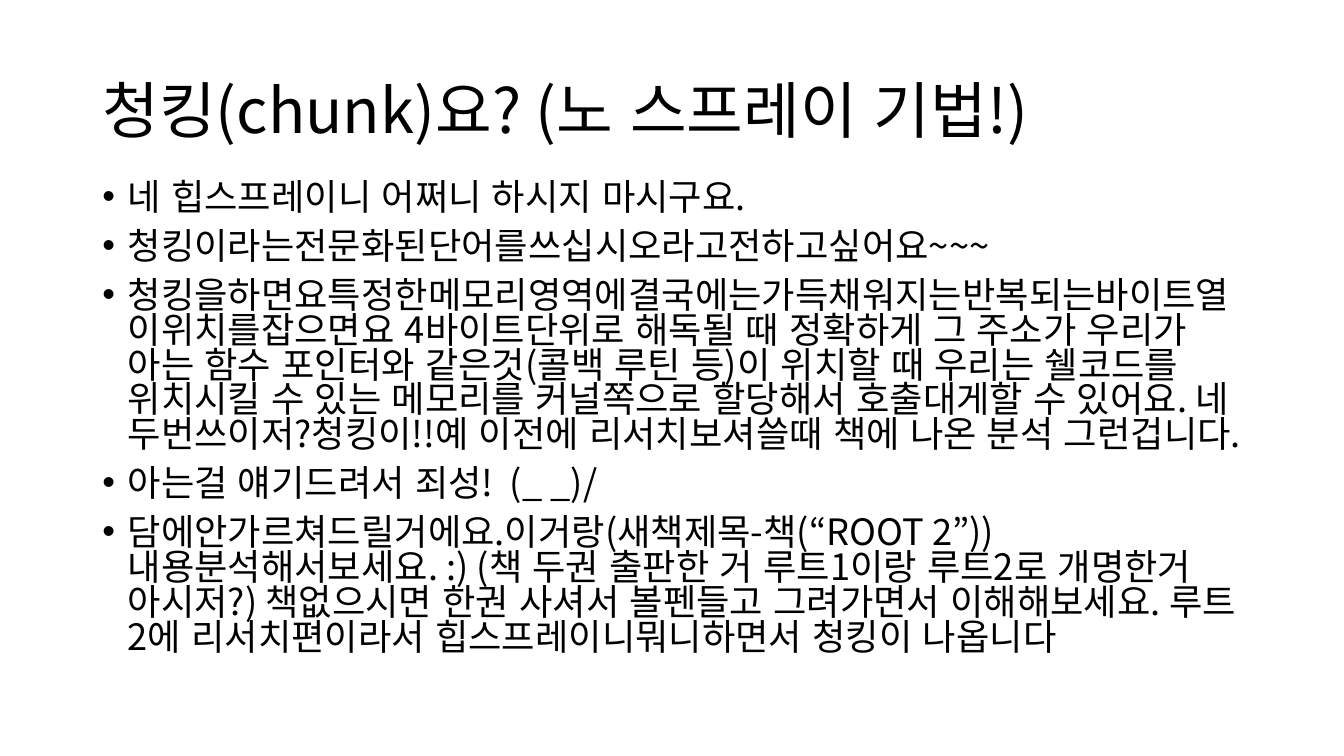
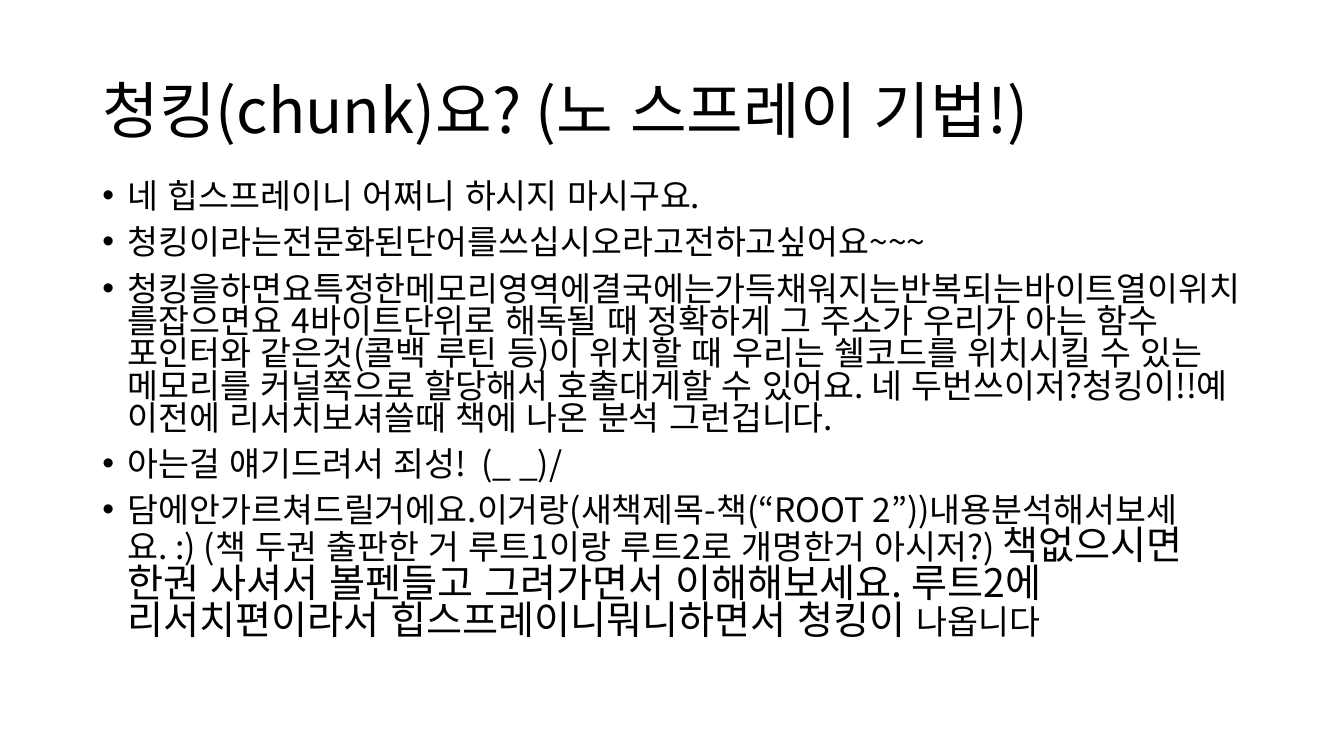
Before and after one commit to tkopppop/CveSs, a slide deck: slide 3 of 바이너리디핑론과부가적해킹기법들소개.pptx. Drawn at 1344x756 pixels with LibreOffice and Linux fonts; fonts in the diff are those of the drawing. Boxes give left, top, right and bottom in pixels: in the first picture for what was removed or moved away, otherwise in the second. Text is boxed around its words. In the diff, an @@ line names an element or a change of style, - is before the commit and + after.

```diff
--- a/바이너리디핑론과부가적해킹기법들소개.pptx
+++ b/바이너리디핑론과부가적해킹기법들소개.pptx
@@ text "네 힙스프레이니 어쩌니 하시지 마시구요." at [128, 180, 1241, 637]: size 25.9 to 24 pt in "네 힙스프레이니 어쩌니 하시지 마시구요.", "청킹이라는전문화된단어를쓰십시오라고전하고싶어요~~~", "청킹을하면요특정한메모리영역에결국에는가득채워지는반복되는바이트열이위치를잡으면요 4바이트단위로 해독될 때 정확하게 ...", "아는걸 얘기드려서 죄성! (_ _)/" and 1 more places; size 25.9 to 28 pt in "책없으시면 한권 사셔서 볼펜들고 그려가면서 이해해보세요. 루트2에 ..." @@
```
Also in this commit, not shown: 7 other slides changed, 1 slide added.
